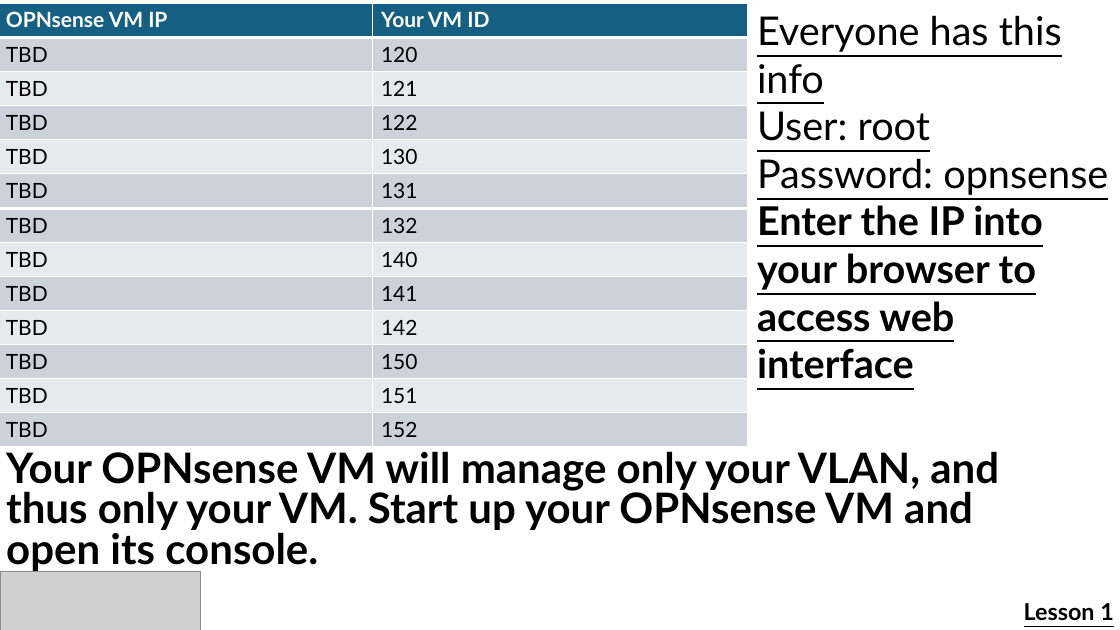
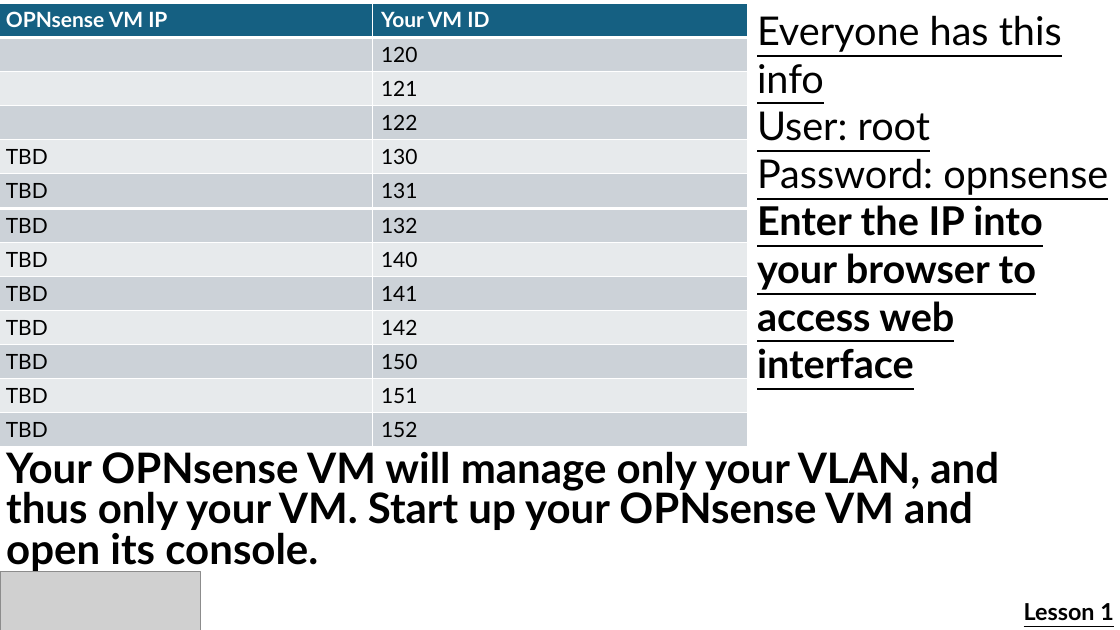
Before and after one commit to cadenkelly-lang/CyberSec-Networking-2026-REU, a slide deck: slide 80 of Module Content, End of Summer Presentation Content/Training Module Slides.pptx (slide 79 before the commit). Drawn at 1120x630 pixels with LibreOffice and Linux fonts; fonts in the diff are those of the drawing; grey boxes stand for pictures. Boxes give left, top, right and bottom in pixels: in the first picture for what was removed or moved away, otherwise in the second. Text is boxed around its words. In the diff, an @@ line names an element or a change of style, - is before the commit and + after.

```diff
--- a/Module Content, End of Summer Presentation Content/Training Module Slides.pptx
+++ b/Module Content, End of Summer Presentation Content/Training Module Slides.pptx
@@ table at <box>0,3,749,208</box> @@
-row 2, column 1: TBD
+row 2, column 1: 
-row 3, column 1: TBD
+row 3, column 1: 
-row 4, column 1: TBD
+row 4, column 1: 
```
Also in this commit, not shown: 10 other slides changed, 1 slide added, 6 other files.
